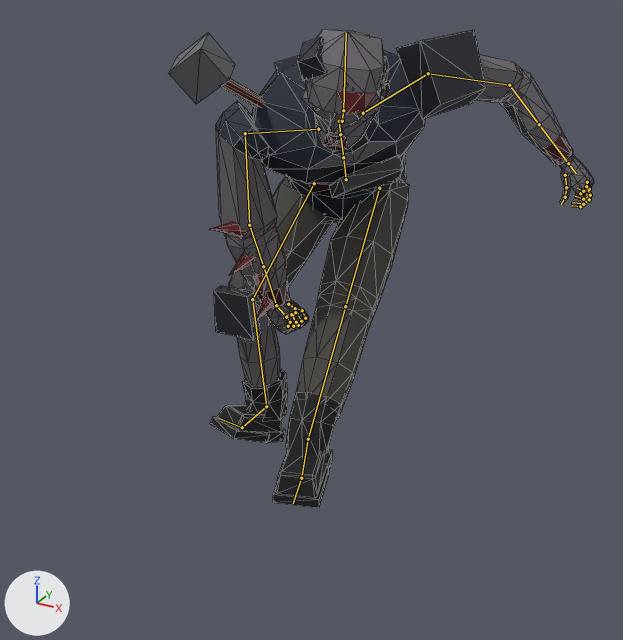
The glTF model output/zombies/zombie_juggernaut_brute.glb, before and after one commit.
Before and after are seen from a camera (50 mm lens) standing at (1.46, -2.4, 1.94) and looking at (0.22, -0.15, 0.81). The lights are fixed; the arrows at lower left show +X, +Y and +Z. The picture after the commit comes second. Both versions are drawn at frame 13 of the action 'Skill_Ground_Slam'; the numbers are the values there. The bones that change, and the others that lie on the model, are drawn over the model as lines. Mesh edges are drawn as thin lines.

In view in the first picture: 'Zombie_Juggernaut_Brute_Body', 'Zombie_Juggernaut_Brute_Rebar'.
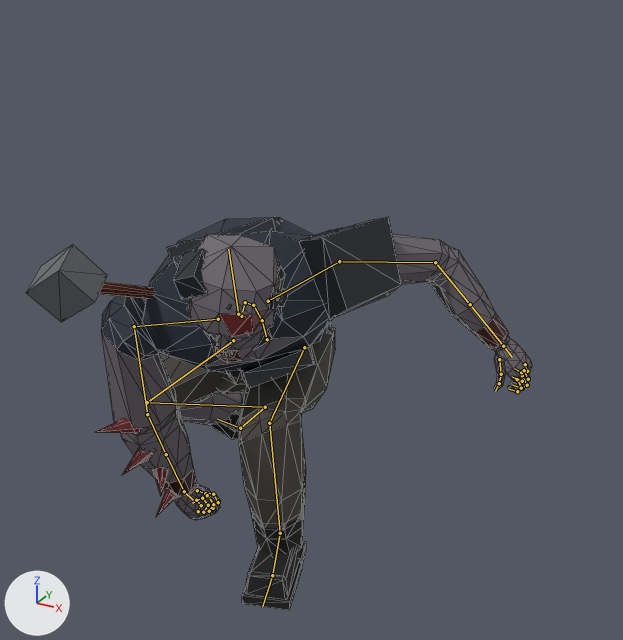
Boxes (x1, y1, x2, y2) around the edits, measured in the pictures (623 x 640 px):
'Zombie_Juggernaut_Brute_Body', posed (14% wider, 18% shorter)
    before: (210, 30, 594, 508)
    after: (96, 217, 532, 610)
'Zombie_Juggernaut_Brute_Rebar', posed
    before: (168, 33, 264, 107)
    after: (26, 245, 155, 322)
bone 'mixamorig:Hips', root to tip
    before: (346, 179) to (343, 157)
    after: (267, 339) to (262, 320)
bone 'mixamorig:LeftUpLeg', root to tip
    before: (379, 188) to (345, 306)
    after: (304, 347) to (269, 423)
bone 'mixamorig:LeftLeg', root to tip
    before: (345, 306) to (308, 439)
    after: (269, 423) to (280, 533)
bone 'mixamorig:LeftFoot', root to tip
    before: (308, 439) to (301, 478)
    after: (280, 533) to (272, 575)
bone 'mixamorig:RightUpLeg', root to tip
    before: (314, 183) to (252, 299)
    after: (233, 340) to (147, 402)
bone 'mixamorig:RightLeg', root to tip
    before: (252, 299) to (266, 406)
    after: (147, 402) to (265, 407)
bone 'mixamorig:RightFoot', root to tip
    before: (266, 406) to (242, 427)
    after: (265, 407) to (240, 428)

The change, as a diff of the scene's bpy script:
```diff
--- a/output/zombies/zombie_juggernaut_brute.glb.py
+++ b/output/zombies/zombie_juggernaut_brute.glb.py
@@ bone_mixamorig_hips @@
 bone_mixamorig_hips = bpy.data.objects['Zombie_Juggernaut_Brute_Armature'].pose.bones['mixamorig:Hips']
-bone_mixamorig_hips.location = (0.0, -0.063, -0.539)
+bone_mixamorig_hips.location = (0.0, -0.527, 0.037)
@@ bone_mixamorig_leftupleg @@
 bone_mixamorig_leftupleg = bpy.data.objects['Zombie_Juggernaut_Brute_Armature'].pose.bones['mixamorig:LeftUpLeg']  # child of 'mixamorig:Hips'
-bone_mixamorig_leftupleg.rotation_quaternion = (-0.727, -0.665, -0.161, -0.059)  # degrees (86, 9, 18)
+bone_mixamorig_leftupleg.rotation_quaternion = (-0.321, -0.642, -0.316, -0.621)  # degrees (92, -36, 88)
@@ bone_mixamorig_leftleg @@
 bone_mixamorig_leftleg = bpy.data.objects['Zombie_Juggernaut_Brute_Armature'].pose.bones['mixamorig:LeftLeg']  # child of 'mixamorig:LeftUpLeg'
-bone_mixamorig_leftleg.rotation_quaternion = (1.0, 0.022, -0.005, -0.005)  # degrees (3, -1, -1)
+bone_mixamorig_leftleg.rotation_quaternion = (0.527, -0.452, -0.333, -0.638)  # degrees (-8, -68, -95)
@@ bone_mixamorig_leftfoot @@
 bone_mixamorig_leftfoot = bpy.data.objects['Zombie_Juggernaut_Brute_Armature'].pose.bones['mixamorig:LeftFoot']  # child of 'mixamorig:LeftLeg'
-bone_mixamorig_leftfoot.rotation_quaternion = (0.896, -0.412, -0.09, 0.14)  # degrees (-50, -3, 19)
+bone_mixamorig_leftfoot.rotation_quaternion = (0.983, 0.088, -0.073, 0.144)  # degrees (9, -10, 16)
@@ bone_mixamorig_rightupleg @@
 bone_mixamorig_rightupleg = bpy.data.objects['Zombie_Juggernaut_Brute_Armature'].pose.bones['mixamorig:RightUpLeg']  # child of 'mixamorig:Hips'
-bone_mixamorig_rightupleg.rotation_quaternion = (0.804, 0.561, 0.157, -0.12)  # degrees (70, 23, -1)
+bone_mixamorig_rightupleg.rotation_quaternion = (0.866, 0.259, 0.25, -0.347)  # degrees (20, 38, -37)
@@ bone_mixamorig_rightleg @@
 bone_mixamorig_rightleg = bpy.data.objects['Zombie_Juggernaut_Brute_Armature'].pose.bones['mixamorig:RightLeg']  # child of 'mixamorig:RightUpLeg'
-bone_mixamorig_rightleg.rotation_quaternion = (0.935, -0.325, 0.029, 0.14)  # degrees (-37, 8, 14)
+bone_mixamorig_rightleg.rotation_quaternion = (0.493, -0.236, -0.36, 0.756)  # degrees (-51, 0, 114)
@@ bone_mixamorig_rightfoot @@
 bone_mixamorig_rightfoot = bpy.data.objects['Zombie_Juggernaut_Brute_Armature'].pose.bones['mixamorig:RightFoot']  # child of 'mixamorig:RightLeg'
-bone_mixamorig_rightfoot.rotation_quaternion = (0.969, 0.189, 0.068, -0.141)  # degrees (21, 11, -15)
+bone_mixamorig_rightfoot.rotation_quaternion = (0.657, 0.522, -0.224, -0.496)  # degrees (69, 13, -65)
```
